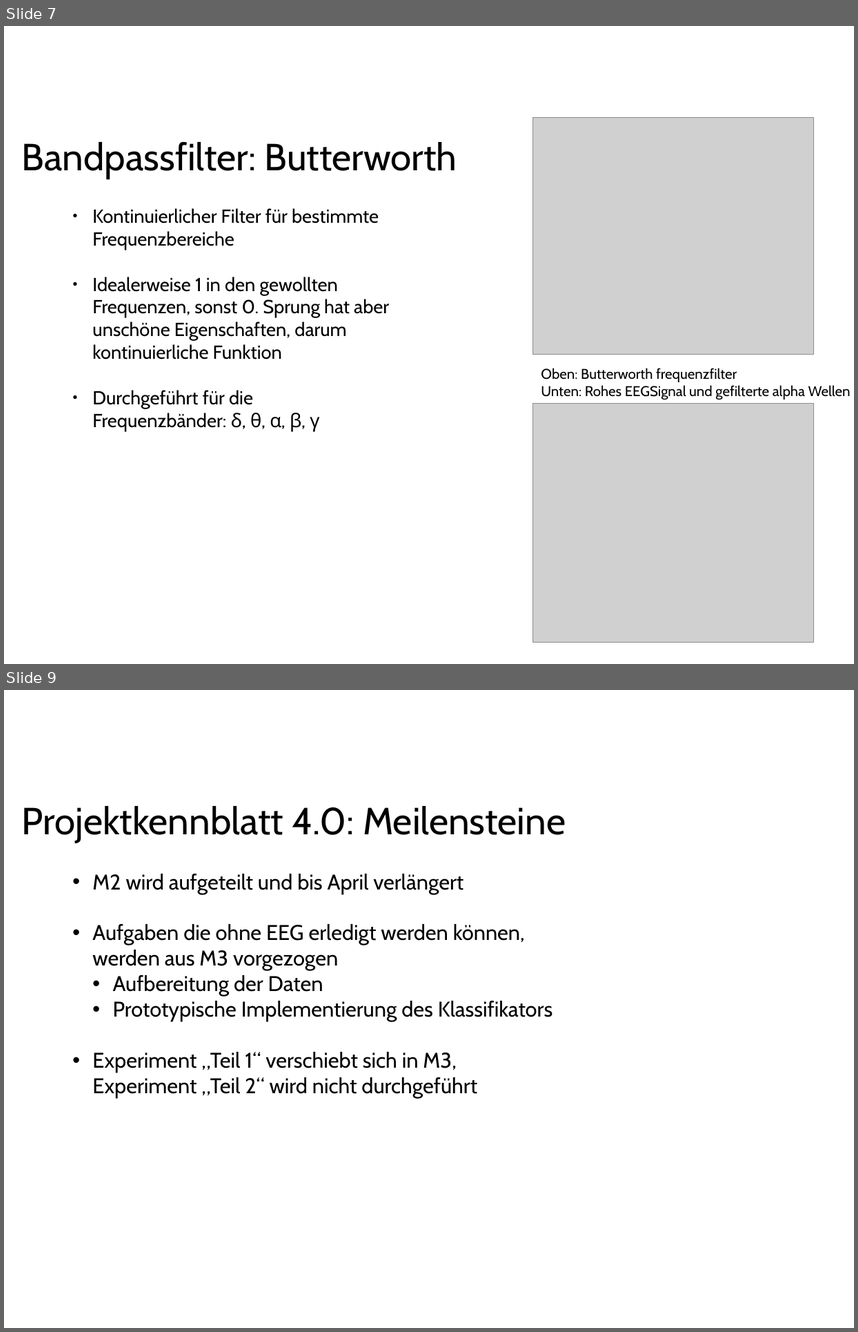
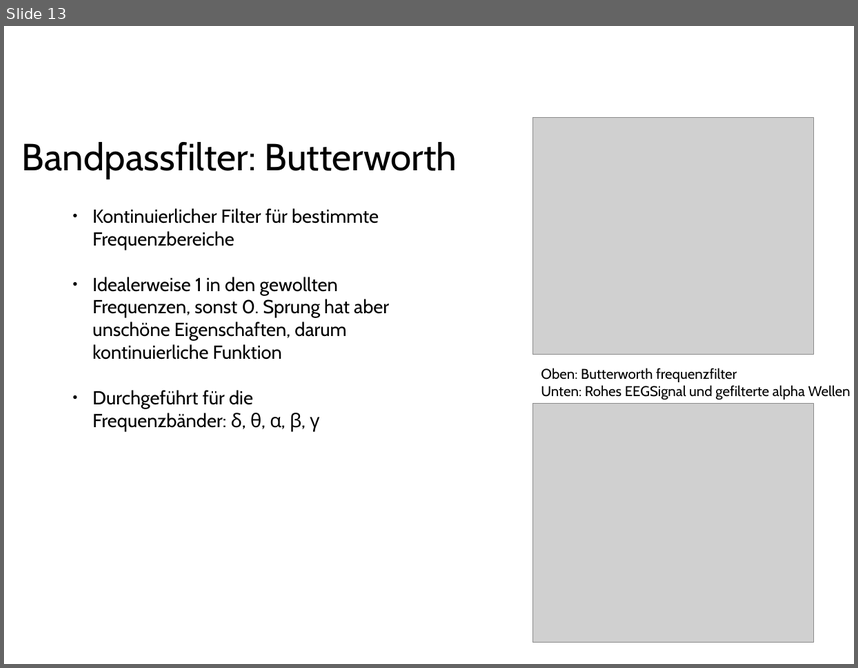
Before and after one commit to ppasler/current-adas, a slide deck: project/presentation/Praesentation_PoSDBoS_Pasler.odp. Shown one above the other, each under a label of ours: slides 7 and 9 before the commit, slide 13 after it; the slides between them are not shown. The pictures are 858x1332 and 858x668 pixels, drawn with LibreOffice and Linux fonts; fonts in the diff are those of the drawing; grey boxes stand for pictures; background and template pictures are left out. Boxes give left, top, right and bottom in pixels: in the first picture for what was removed or moved away, otherwise in the second. Text is boxed around its words. In the diff, an @@ line names an element or a change of style, - is before the commit and + after.

```diff
--- a/project/presentation/Praesentation_PoSDBoS_Pasler.odp
+++ b/project/presentation/Praesentation_PoSDBoS_Pasler.odp
@@ slide 9 removed at [4, 690, 854, 1328], background #FFFFFF @@
@@ text removed at [22, 806, 566, 842] @@
-Projektkennblatt 4.0: Meilensteine
@@ text removed at [92, 874, 553, 1098] @@
-• M2 wird aufgeteilt und bis April verlängert
-• Aufgaben die ohne EEG erledigt werden können,
-  werden aus M3 vorgezogen
-  • Aufbereitung der Daten
-  • Prototypische Implementierung des Klassifikators
-• Experiment „Teil 1“ verschiebt sich in M3,
-  Experiment „Teil 2“ wird nicht durchgeführt
@@ what was slide 7 is now slide 13 @@
```
Also in this commit, not shown: 2 slides changed, 8 slides added, 4 other slides removed.
